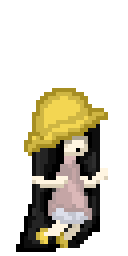
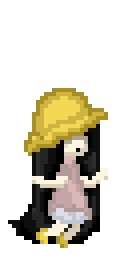
Two versions of the same layered image (128 × 256). Layer-by-layer changes:
painted on "Hair" over [8, 212, 88, 252]
